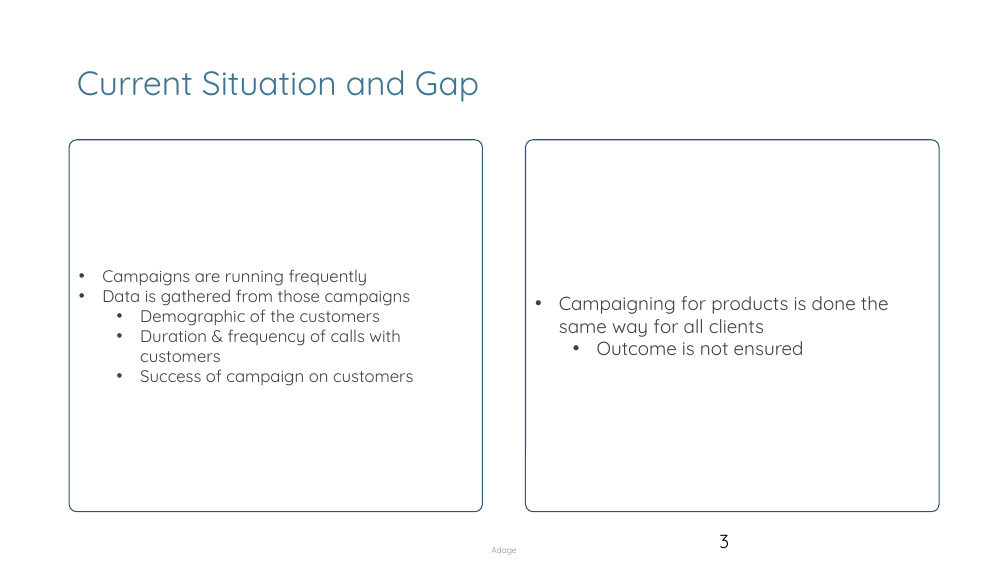
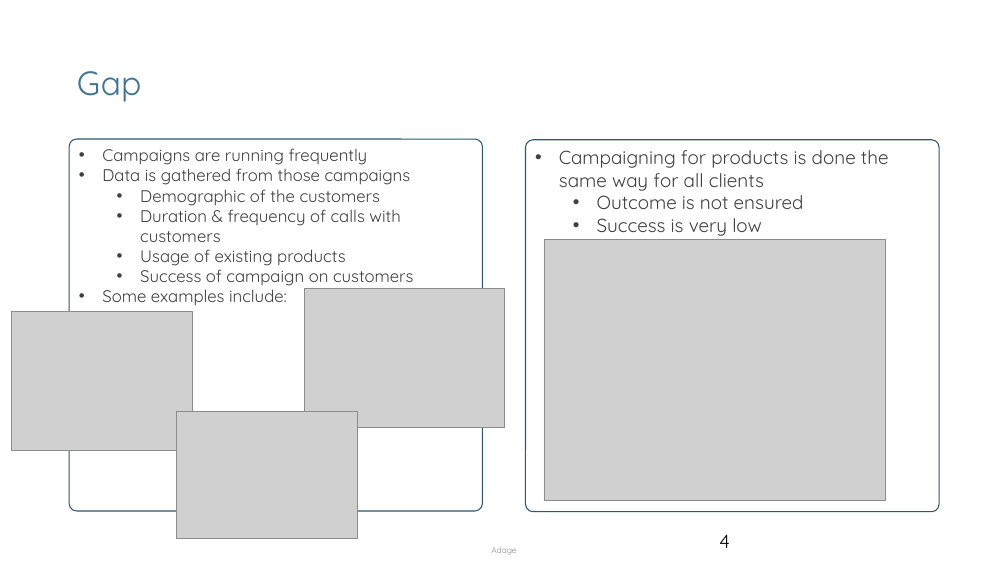
Before and after one commit to mnikolop/case1-bank, a slide deck: slide 4 of Initial Workshop.pptx (slide 3 before the commit). Drawn at 1008x567 pixels with LibreOffice and Linux fonts; fonts in the diff are those of the drawing; grey boxes stand for pictures; background and template pictures are left out. Boxes give left, top, right and bottom in pixels: in the first picture for what was removed or moved away, otherwise in the second. Text is boxed around its words. In the diff, an @@ line names an element or a change of style, - is before the commit and + after.

```diff
--- a/Initial Workshop.pptx
+++ b/Initial Workshop.pptx
@@ title at <box>77,71,141,102</box>: text changed @@
-Current Situation and Gap
+Gap
@@ rounded rectangle "Campaigns are running frequently" at <box>69,139,482,511</box>: vertical alignment middle to top @@
@@ rounded rectangle "Campaigning for products is done ..." at <box>526,140,939,512</box>: vertical alignment middle to top @@
@@ text in rounded rectangle at <box>597,218,762,236</box>: paragraph added @@
+  • Success is very low
@@ text in rounded rectangle at <box>140,249,345,266</box>: paragraph added @@
+  • Usage of existing products
@@ picture added at <box>544,240,886,501</box> @@
@@ text in rounded rectangle at <box>102,289,287,305</box>: paragraph added @@
+• Some examples include:
@@ picture added at <box>305,288,504,427</box> @@
@@ picture added at <box>12,312,192,451</box> @@
@@ picture added at <box>176,412,358,539</box> @@
@@ page number at <box>719,535,730,548</box>: text changed @@
-3
+4
```
Also in this commit, not shown: 1 other slide changed, 3 slides added, 2 slides removed, 7 other files.
